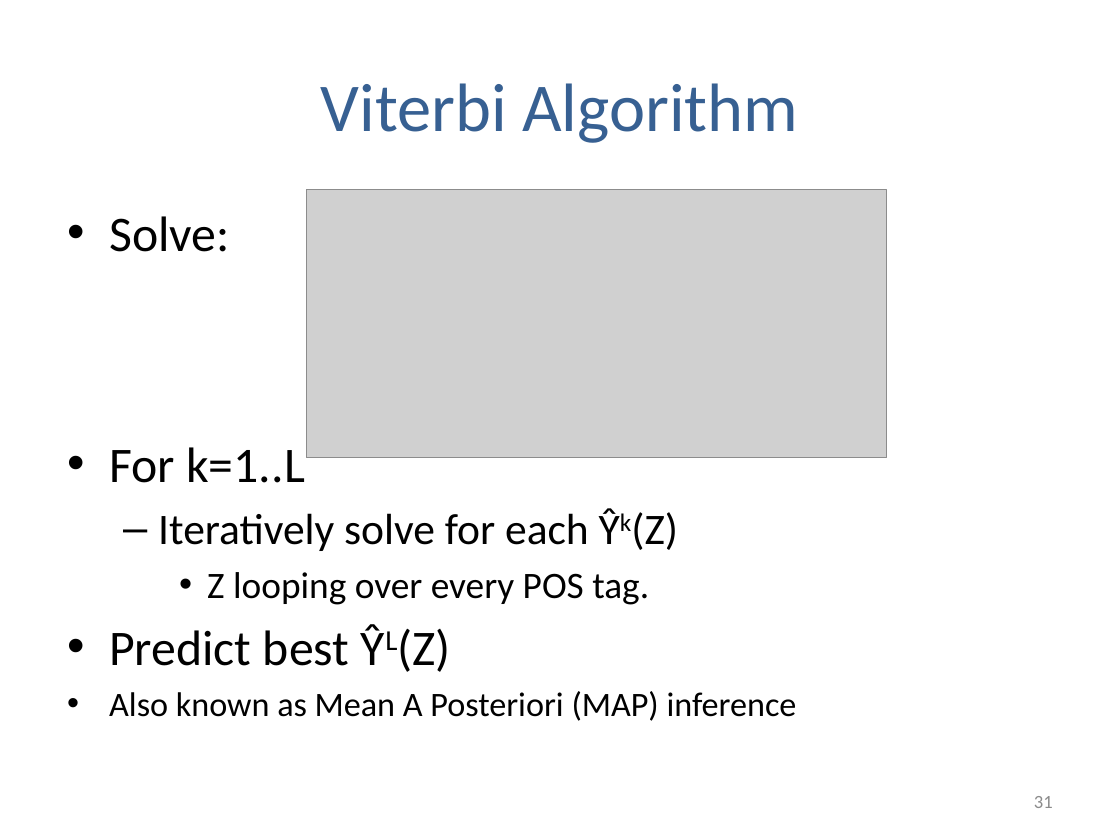
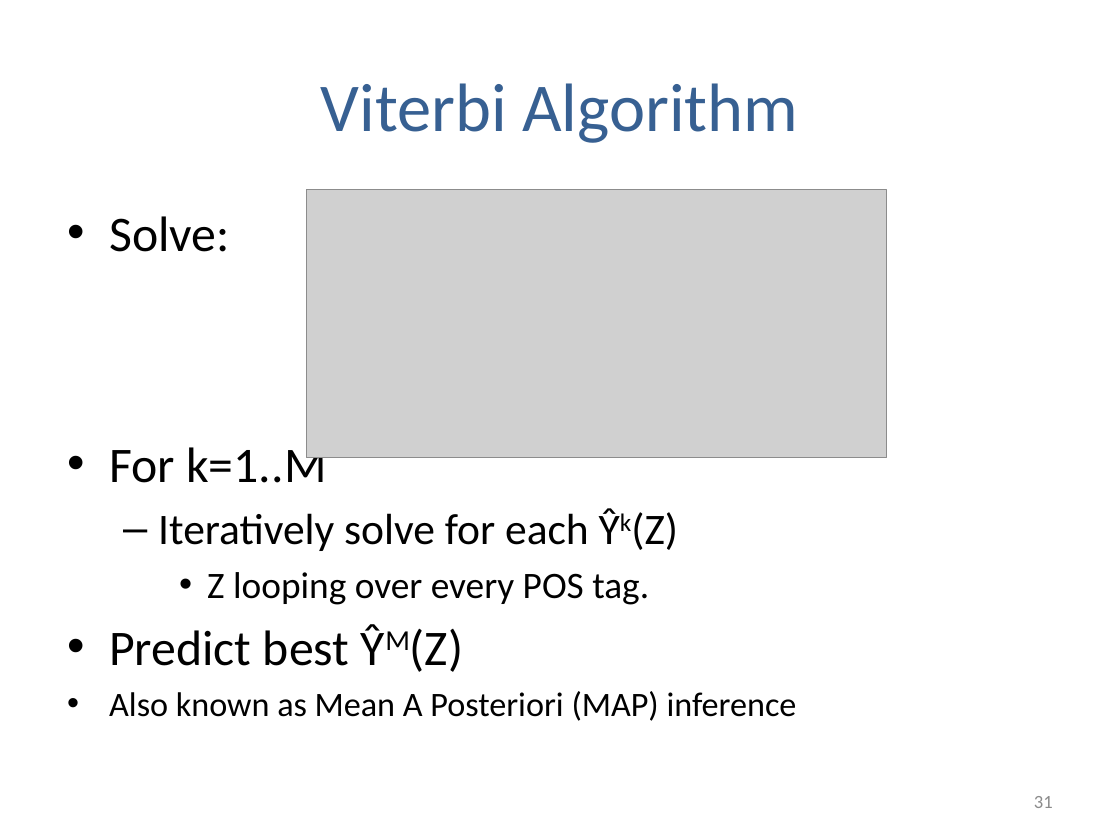
Before and after one commit to arcticmatt/CS155, a slide deck: slide 31 of lectures/slides/lec05.pptx. Drawn at 1120x840 pixels with LibreOffice and Linux fonts; fonts in the diff are those of the drawing; grey boxes stand for pictures. Boxes give left, top, right and bottom in pixels: in the first picture for what was removed or moved away, otherwise in the second. Text is boxed around its words. In the diff, an @@ line names an element or a change of style, - is before the commit and + after.

```diff
--- a/lectures/slides/lec05.pptx
+++ b/lectures/slides/lec05.pptx
@@ text at bbox=[109, 441, 326, 483]: text changed @@
-• For k=1..L
+• For k=1..M
@@ text at bbox=[109, 629, 463, 672]: text changed @@
-• Predict best ŶL(Z)
+• Predict best ŶM(Z)
```
Also in this commit, not shown: 27 other slides changed, 28 other files.
